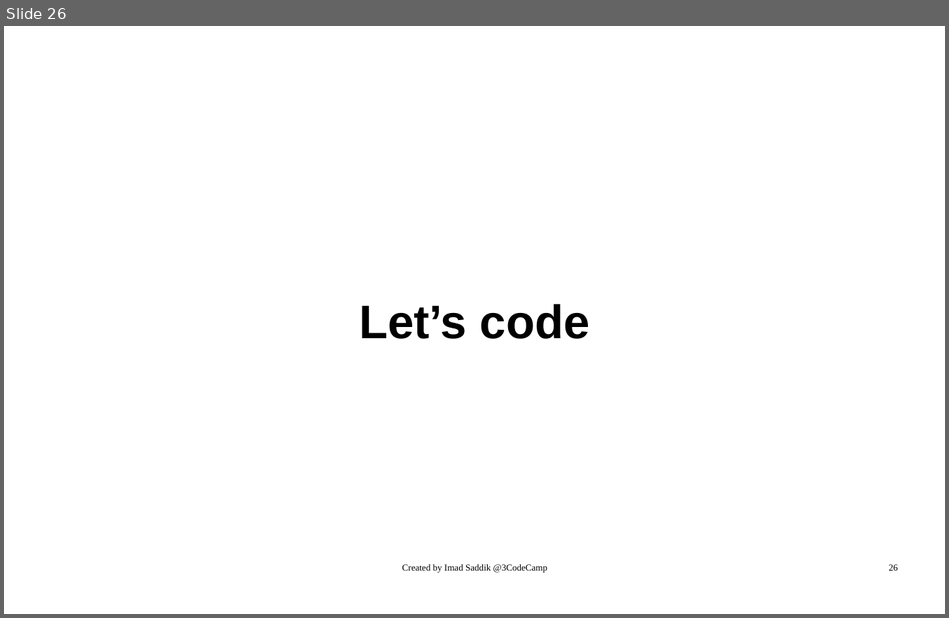
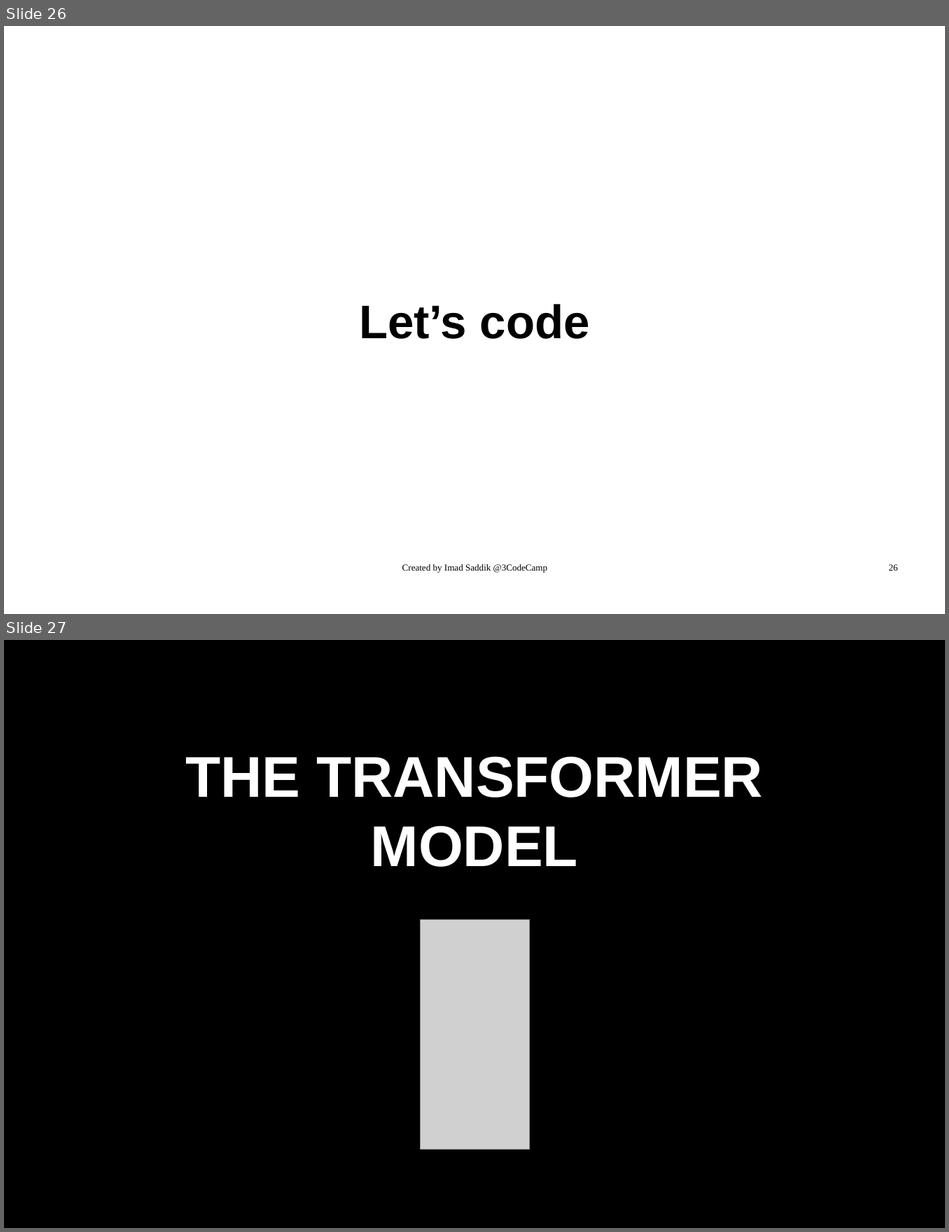
Before and after one commit to thEOneA/Personal_LLM_via_SFT_RLHF, a slide deck: Slides.odp. Shown one above the other, each under a label of ours: slide 26 before the commit, slides 26 and 27 after it. The pictures are 949x618 and 949x1232 pixels, drawn with LibreOffice and Linux fonts; fonts in the diff are those of the drawing; grey boxes stand for pictures. Boxes give left, top, right and bottom in pixels: in the first picture for what was removed or moved away, otherwise in the second. Text is boxed around its words. In the diff, an @@ line names an element or a change of style, - is before the commit and + after.

Commit message:
Added slides for the transformer model

```diff
--- a/Slides.odp
+++ b/Slides.odp
@@ slide 27 added at (x1=4, y1=640, x2=945, y2=1228), background #FFFFFF @@
@@ rectangle added at (x1=4, y1=640, x2=945, y2=1228), fill #000000, outline #000000 0 pt @@
@@ text added at (x1=185, y1=756, x2=763, y2=867), 88 pt, text #FFFFFF, bold @@
+THE TRANSFORMER
+MODEL
@@ picture added at (x1=420, y1=920, x2=529, y2=1149) @@
@@ rectangle added at (x1=369, y1=1157, x2=910, y2=1204), fill #000000, outline #000000 0 pt @@
```
Also in this commit, not shown: 14 other slides added.
